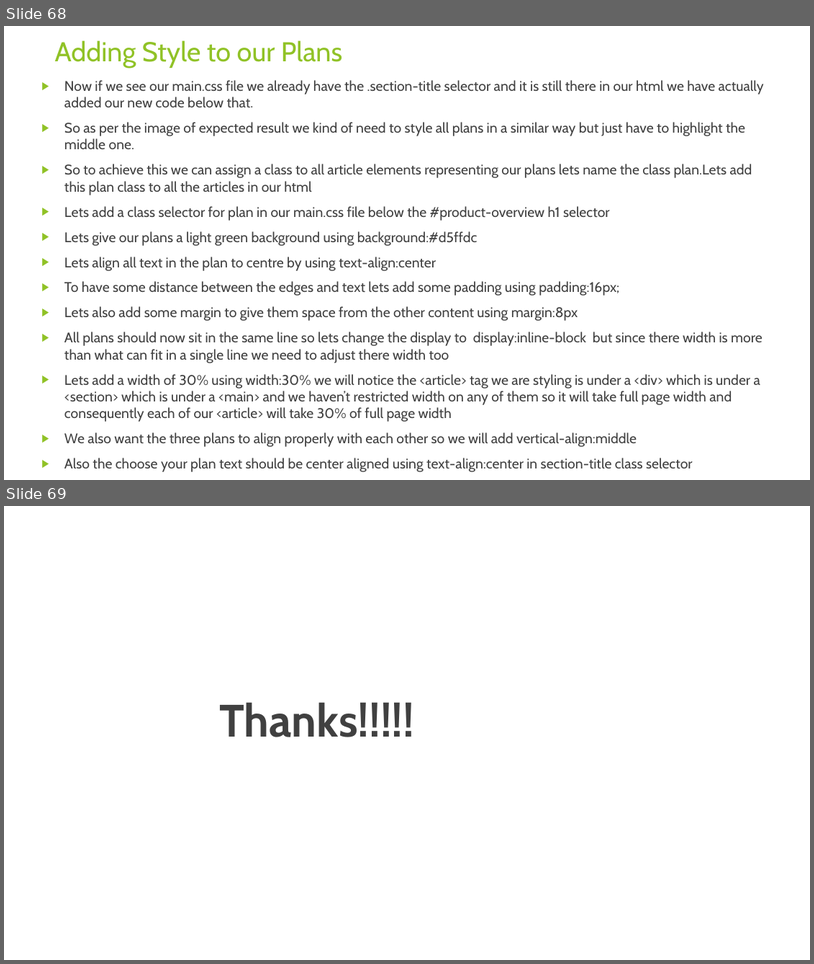
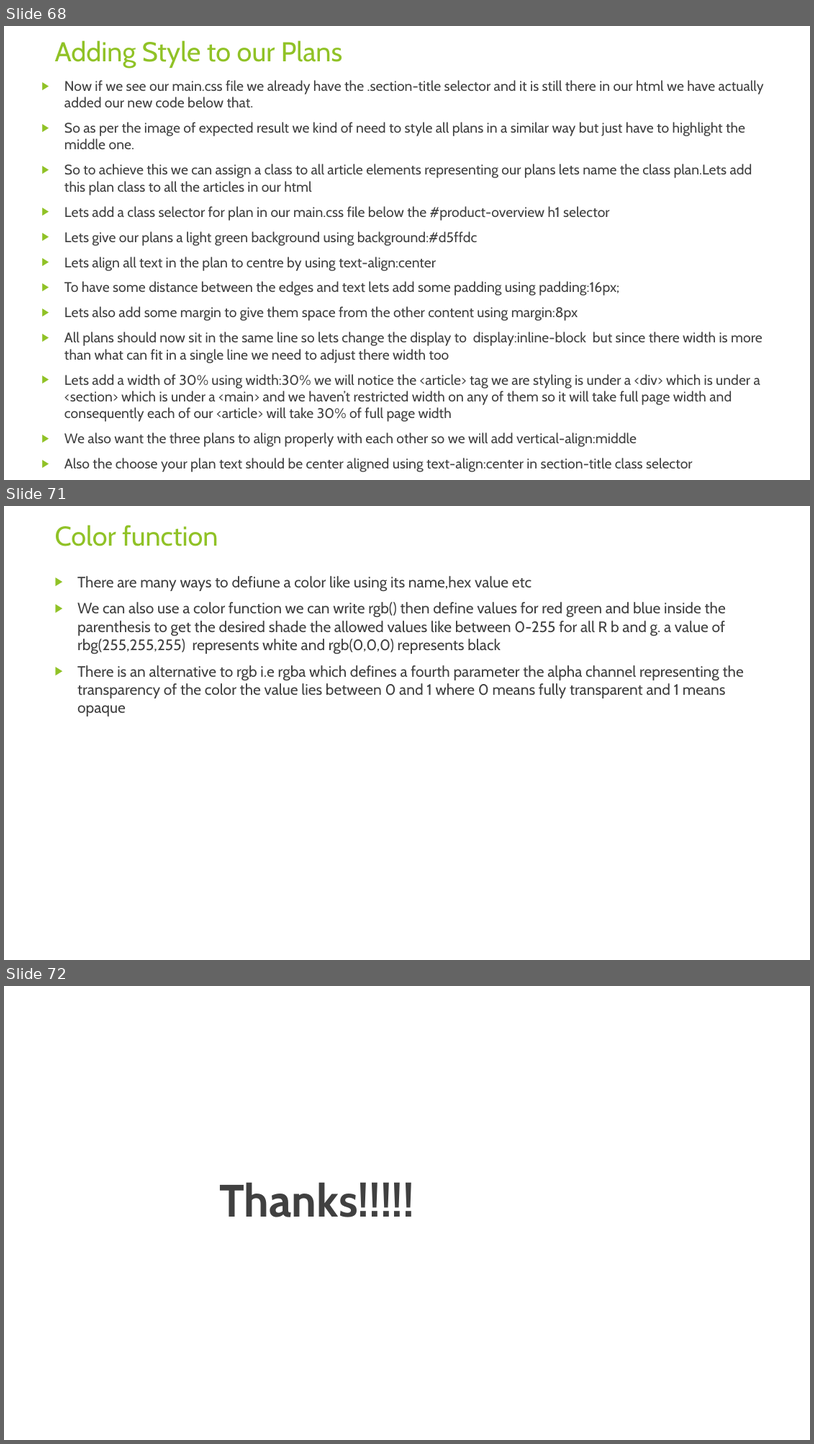
Before and after one commit to rudhrainfogain/CSS, a slide deck: PPT/Css-v5.pptx. Shown one above the other, each under a label of ours: slides 68 and 69 before the commit, slides 68, 71 and 72 after it; the slides between them are not shown. The pictures are 814x964 and 814x1444 pixels, drawn with LibreOffice and Linux fonts; fonts in the diff are those of the drawing. Boxes give left, top, right and bottom in pixels: in the first picture for what was removed or moved away, otherwise in the second. Text is boxed around its words. In the diff, an @@ line names an element or a change of style, - is before the commit and + after.

```diff
--- a/PPT/Css-v5.pptx
+++ b/PPT/Css-v5.pptx
@@ slide 71 added at (4, 506, 810, 960), background #FFFFFF @@
@@ title added at (55, 525, 218, 546), 32.4 pt, text #90C226 @@
+Color function
@@ text added at (77, 576, 744, 716), 18 pt, text #404040 @@
+▶ There are many ways to defiune a color like using its name,hex value etc
+▶ We can also use a color function we can write rgb() then define values for red green and blue inside the parenthesis to get the desired shade the allowed values like between 0-255 for all R b and g. a value of rbg(255,255,255) represents white and rgb(0,0,0) represents black
+▶ There is an alternative to rgb i.e rgba which defines a fourth parameter the alpha channel representing the transparency of the color the value lies between 0 and 1 where 0 means fully transparent and 1 means opaque
@@ what was slide 69 is now slide 72 @@
```
Also in this commit, not shown: 2 other slides added, 2 other files.
